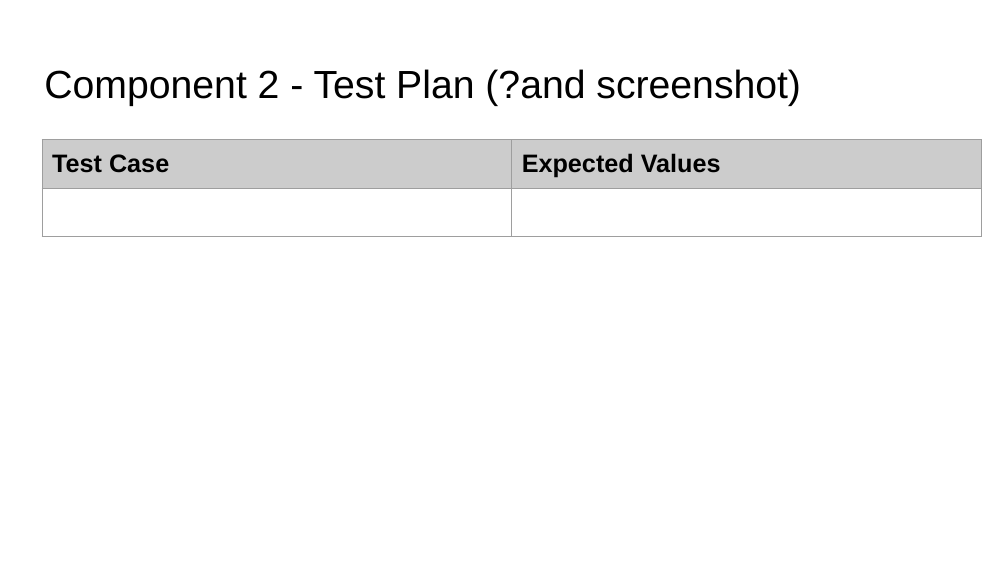
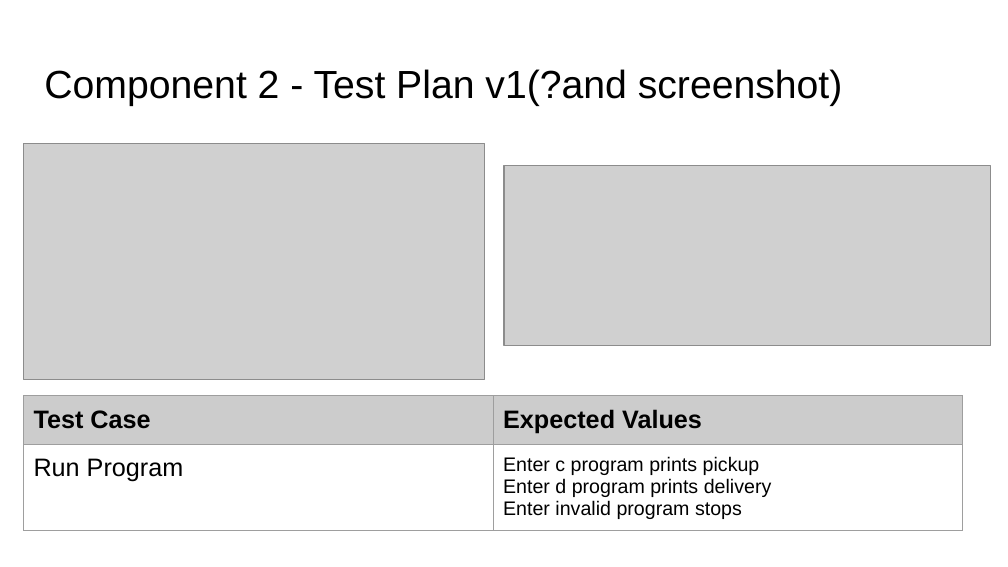
Before and after one commit to Dannel10/Burger_Bot, a slide deck: slide 22 of Dannel Rajesh - 000_91896 _ 91897 Documentation - 1026292.pptx (slide 21 before the commit). Drawn at 1008x567 pixels with LibreOffice and Linux fonts; fonts in the diff are those of the drawing; grey boxes stand for pictures. Boxes give left, top, right and bottom in pixels: in the first picture for what was removed or moved away, otherwise in the second. Text is boxed around its words. In the diff, an @@ line names an element or a change of style, - is before the commit and + after.

```diff
--- a/Dannel Rajesh - 000_91896 _ 91897 Documentation - 1026292.pptx
+++ b/Dannel Rajesh - 000_91896 _ 91897 Documentation - 1026292.pptx
@@ title at (44,69,843,106): text changed @@
-Component 2 - Test Plan (?and screenshot)
+Component 2 - Test Plan v1(?and screenshot)
@@ picture added at (23,143,484,380) @@
@@ picture added at (504,166,991,346) @@
@@ table at (23,396,963,537) @@
-row 2, column 1: 
+row 2, column 1: Run Program
-row 2, column 2: 
+row 2, column 2: Enter c program prints pickup / Enter d program prints delivery / Enter invalid program stops
@@ table: place and size @@
-table at (42,140,982,241)
+table at (23,396,963,537)
```
Also in this commit, not shown: 1 other slide changed, 2 slides added, 1 other file.
